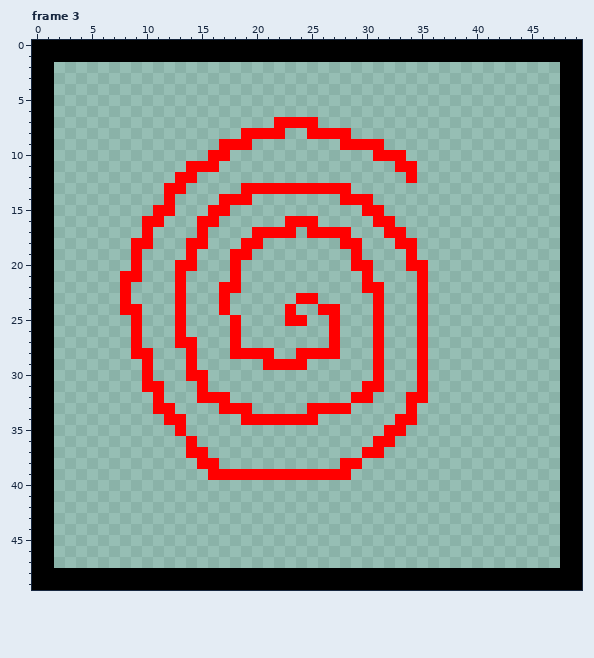
One commit to this pixel-art file: assets/powerup-confusion.ase. The picture above was drawn from the file before the commit.
50x50 pixels, 5 frames. Shown: frame 3. The commit also changed other frames, which this record leaves out.
After:
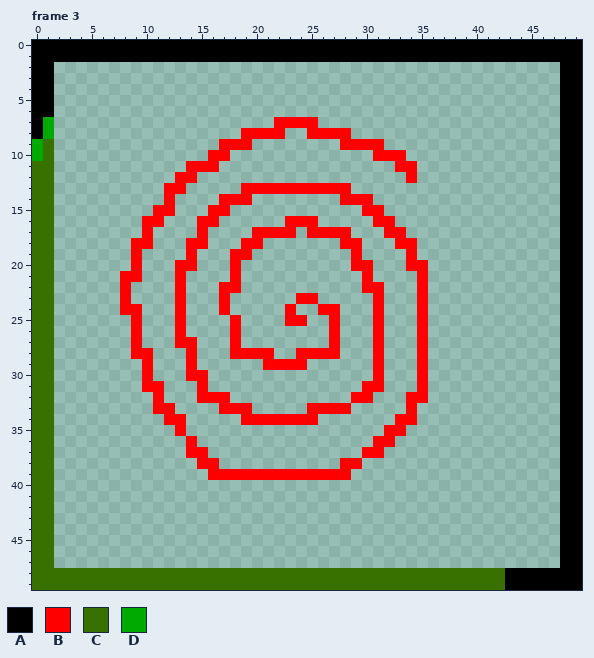
Palette (. is transparent): A #000000  B #ff0000  C #387100  D #00aa00
Commit message: added color modifier to pala, updated powerup aestethics
What changed:
--- frame 3
@@ x 0..49 @@
  6 AA..............................................AA
- 7 AA....................BBBB......................AA
- 8 AA.................BBBB..BBBB...................AA
- 9 AA...............BBB........BBBB................AA
-10 AA..............BB.............BBB..............AA
-11 AA............BBB................BB.............AA
-12 AA...........BB...................B.............AA
-13 AA..........BB.....BBBBBBBBBB...................AA
-14 AA..........B....BBB........BBB.................AA
-15 AA.........BB...BB............BB................AA
-16 AA........BB...BB......BBB.....BB...............AA
-17 AA........B....B....BBBB.BBBB...BB..............AA
-18 AA.......BB...BB...BB.......BB...BB.............AA
-19 AA.......B....B...BB.........B....B.............AA
-20 AA.......B...BB...B..........BB...BB............AA
-21 AA......BB...B....B...........B....B............AA
-22 AA......B....B...BB...........BB...B............AA
-23 AA......B....B...B......BB.....B...B............AA
-24 AA......BB...B...B.....B..BB...B...B............AA
-25 AA.......B...B....B....BB..B...B...B............AA
-26 AA.......B...B....B........B...B...B............AA
-27 AA.......B...BB...B........B...B...B............AA
-28 AA.......BB...B...BBBB..BBBB...B...B............AA
-29 AA........B...B......BBBB......B...B............AA
-30 AA........B...BB...............B...B............AA
-31 AA........BB...B..............BB...B............AA
-32 AA.........B...BBB...........BB...BB............AA
-33 AA.........BB....BBB.....BBBB.....B.............AA
-34 AA..........BB.....BBBBBBB.......BB.............AA
-35 AA...........B..................BB..............AA
-36 AA............B................BB...............AA
-37 AA............BB..............BB................AA
-38 AA.............BB...........BB..................AA
-39 AA..............BBBBBBBBBBBBB...................AA
-40 AA..............................................AA
-41 AA..............................................AA
-42 AA..............................................AA
-43 AA..............................................AA
-44 AA..............................................AA
-45 AA..............................................AA
-46 AA..............................................AA
-47 AA..............................................AA
-48 AAAAAAAAAAAAAAAAAAAAAAAAAAAAAAAAAAAAAAAAAAAAAAAAAA
-49 AAAAAAAAAAAAAAAAAAAAAAAAAAAAAAAAAAAAAAAAAAAAAAAAAA
+ 7 AD....................BBBB......................AA
+ 8 AD.................BBBB..BBBB...................AA
+ 9 DC...............BBB........BBBB................AA
+10 DC..............BB.............BBB..............AA
+11 CC............BBB................BB.............AA
+12 CC...........BB...................B.............AA
+13 CC..........BB.....BBBBBBBBBB...................AA
+14 CC..........B....BBB........BBB.................AA
+15 CC.........BB...BB............BB................AA
+16 CC........BB...BB......BBB.....BB...............AA
+17 CC........B....B....BBBB.BBBB...BB..............AA
+18 CC.......BB...BB...BB.......BB...BB.............AA
+19 CC.......B....B...BB.........B....B.............AA
+20 CC.......B...BB...B..........BB...BB............AA
+21 CC......BB...B....B...........B....B............AA
+22 CC......B....B...BB...........BB...B............AA
+23 CC......B....B...B......BB.....B...B............AA
+24 CC......BB...B...B.....B..BB...B...B............AA
+25 CC.......B...B....B....BB..B...B...B............AA
+26 CC.......B...B....B........B...B...B............AA
+27 CC.......B...BB...B........B...B...B............AA
+28 CC.......BB...B...BBBB..BBBB...B...B............AA
+29 CC........B...B......BBBB......B...B............AA
+30 CC........B...BB...............B...B............AA
+31 CC........BB...B..............BB...B............AA
+32 CC.........B...BBB...........BB...BB............AA
+33 CC.........BB....BBB.....BBBB.....B.............AA
+34 CC..........BB.....BBBBBBB.......BB.............AA
+35 CC...........B..................BB..............AA
+36 CC............B................BB...............AA
+37 CC............BB..............BB................AA
+38 CC.............BB...........BB..................AA
+39 CC..............BBBBBBBBBBBBB...................AA
+40 CC..............................................AA
+41 CC..............................................AA
+42 CC..............................................AA
+43 CC..............................................AA
+44 CC..............................................AA
+45 CC..............................................AA
+46 CC..............................................AA
+47 CC..............................................AA
+48 CCCCCCCCCCCCCCCCCCCCCCCCCCCCCCCCCCCCCCCCCCCAAAAAAA
+49 CCCCCCCCCCCCCCCCCCCCCCCCCCCCCCCCCCCCCCCCCCCAAAAAAA
